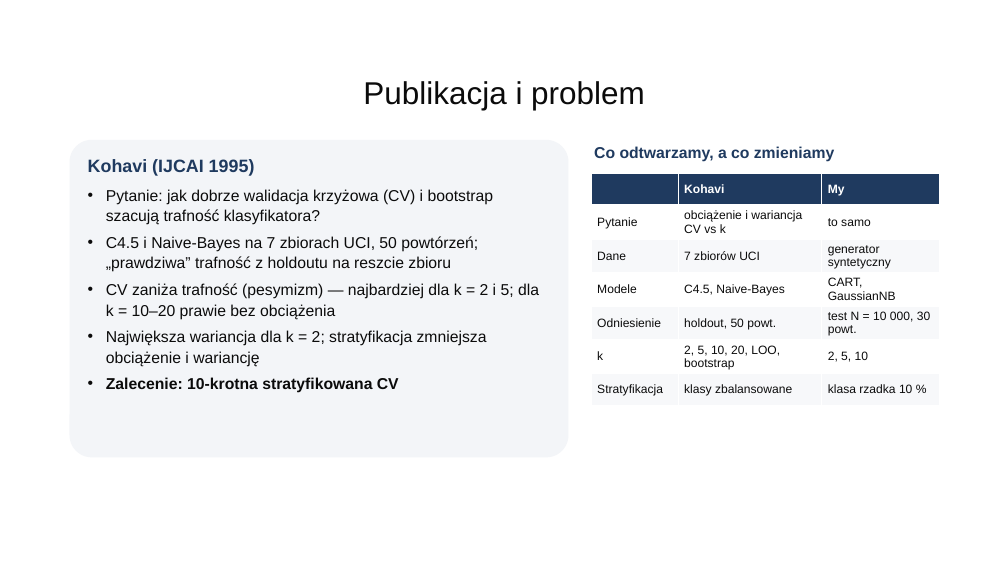
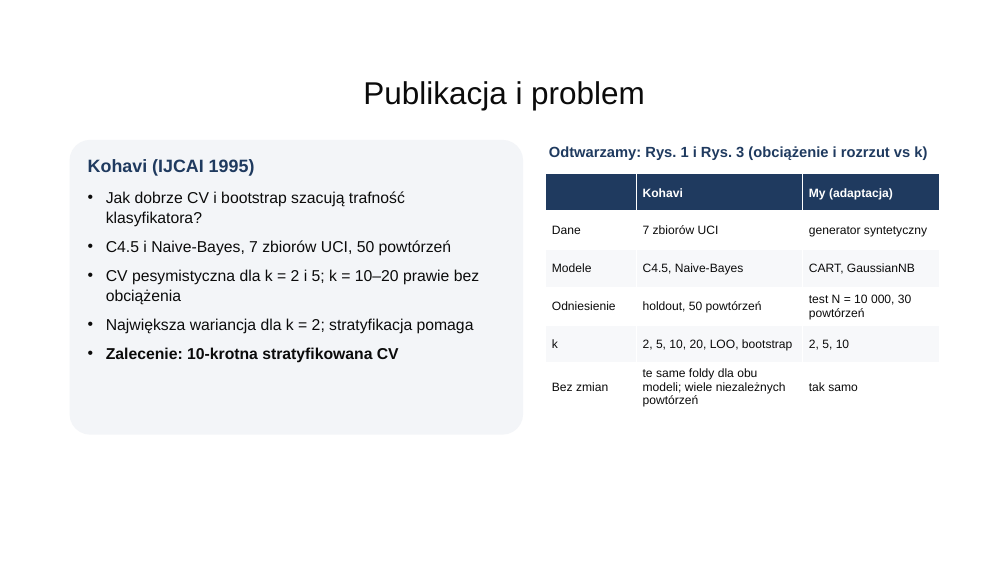
Before and after one commit to FylyppS/rozpoznawanie-wzorcow, a slide deck: slide 2 of etap1/slajdy-etap1.pptx. Drawn at 1008x567 pixels with LibreOffice and Linux fonts; fonts in the diff are those of the drawing; background and template pictures are left out. Boxes give left, top, right and bottom in pixels: in the first picture for what was removed or moved away, otherwise in the second. Text is boxed around its words. In the diff, an @@ line names an element or a change of style, - is before the commit and + after.

```diff
--- a/etap1/slajdy-etap1.pptx
+++ b/etap1/slajdy-etap1.pptx
@@ rounded rectangle: place and size @@
-rounded rectangle at bbox=[70, 140, 569, 457]
+rounded rectangle at bbox=[70, 140, 523, 435]
@@ text at bbox=[549, 146, 927, 160]: text changed; size 15 to 14 pt @@
-Co odtwarzamy, a co zmieniamy
+Odtwarzamy: Rys. 1 i Rys. 3 (obciążenie i rozrzut vs k)
@@ table at bbox=[546, 174, 939, 411] @@
-row 1:  | Kohavi | My
-row 2: Pytanie | obciążenie i wariancja CV vs k | to samo
+row 1:  | Kohavi | My (adaptacja)
-row 4, column 2: holdout, 50 powt.
+row 4, column 2: holdout, 50 powtórzeń
-row 4, column 3: test N = 10 000, 30 powt.
+row 4, column 3: test N = 10 000, 30 powtórzeń
-row 7: Stratyfikacja | klasy zbalansowane | klasa rzadka 10 %
+row 6: Bez zmian | te same foldy dla obu modeli; wiele niezależnych powtórzeń | tak samo
@@ table: place and size @@
-table at bbox=[591, 174, 939, 399]
+table at bbox=[546, 174, 939, 411]
@@ text at bbox=[106, 191, 479, 334]: text changed @@
-• Pytanie: jak dobrze walidacja krzyżowa (CV) i bootstrap szacują trafność klasyfikatora?
-• C4.5 i Naive‑Bayes na 7 zbiorach UCI, 50 powtórzeń; „prawdziwa” trafność z holdoutu na reszcie zbioru
-• CV zaniża trafność (pesymizm) — najbardziej dla k = 2 i 5; dla k = 10–20 prawie bez obciążenia
-• Największa wariancja dla k = 2; stratyfikacja zmniejsza obciążenie i wariancję
+• Jak dobrze CV i bootstrap szacują trafność klasyfikatora?
+• C4.5 i Naive‑Bayes, 7 zbiorów UCI, 50 powtórzeń
+• CV pesymistyczna dla k = 2 i 5; k = 10–20 prawie bez obciążenia
+• Największa wariancja dla k = 2; stratyfikacja pomaga
```
Also in this commit, not shown: 8 other slides changed, 1 slide added, 2 slides removed, 2 other files.
